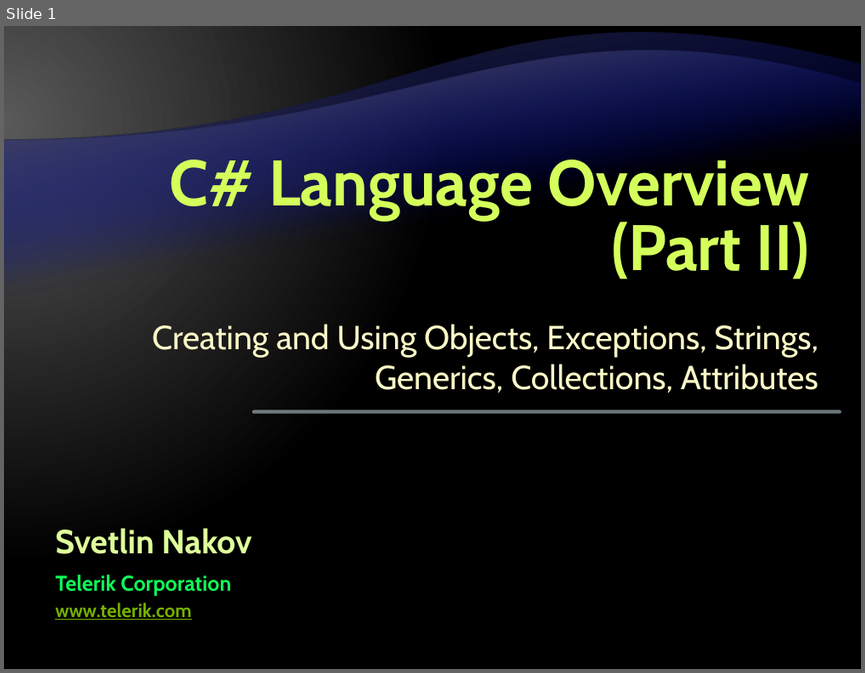
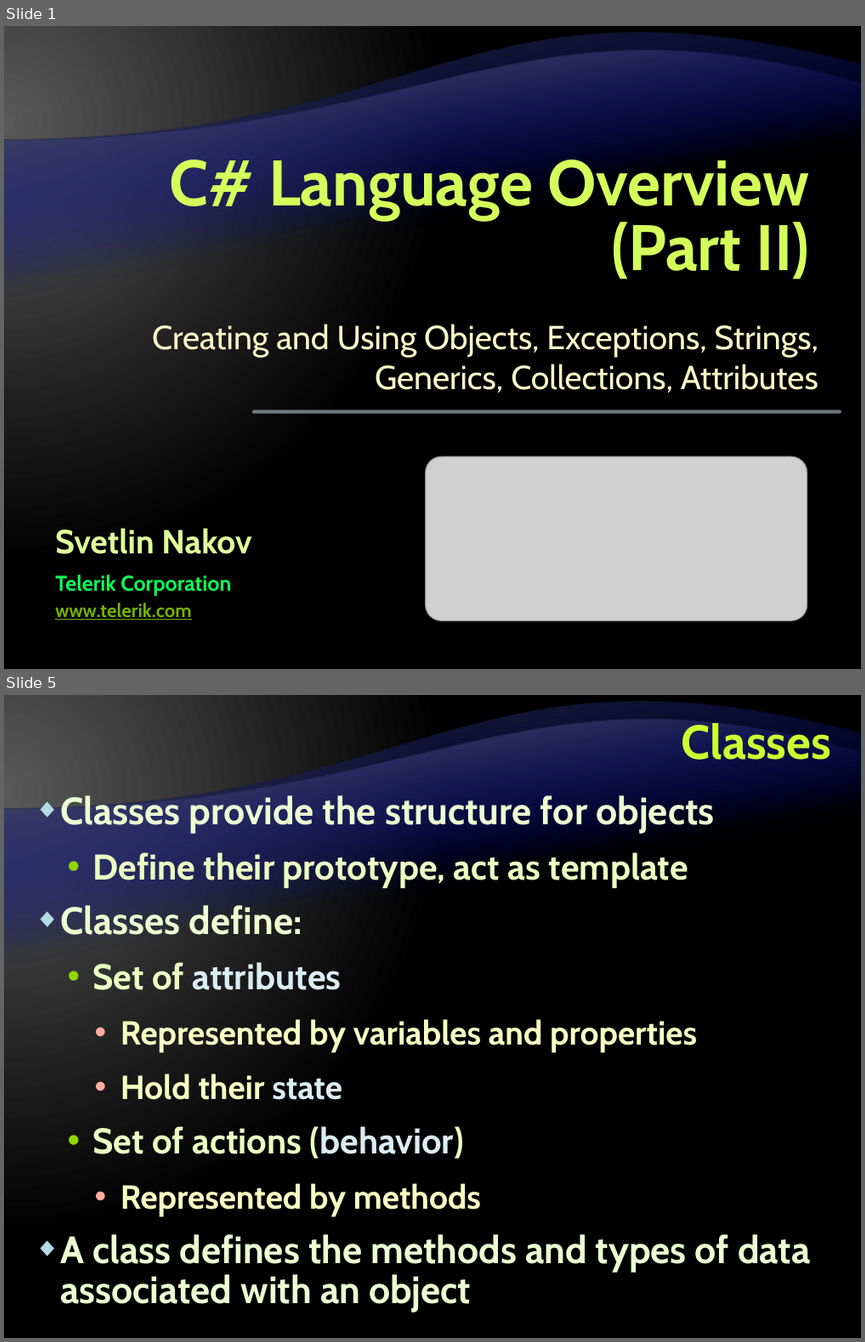
Before and after one commit to Graveheart/aspnetcourse, a slide deck: lectures/3. C# Language Overview - Part II.pptx. Shown one above the other, each under a label of ours: slide 1 before the commit, slides 1 and 5 after it; the slides between them are not shown. The pictures are 865x673 and 865x1342 pixels, drawn with LibreOffice and Linux fonts; fonts in the diff are those of the drawing; grey boxes stand for pictures; background and template pictures are left out. Boxes give left, top, right and bottom in pixels: in the first picture for what was removed or moved away, otherwise in the second. Text is boxed around its words. In the diff, an @@ line names an element or a change of style, - is before the commit and + after.

```diff
--- a/lectures/3. C# Language Overview - Part II.pptx
+++ b/lectures/3. C# Language Overview - Part II.pptx
@@ slide 5 added at (4, 695, 861, 1338), background gradient #595959 to #000000; not listed: 2 template elements that a slide beside it also shows @@
@@ title added at (681, 719, 830, 760), 40 pt, text #CCFF33, bold @@
+Classes
@@ text added at (60, 793, 810, 1311), 32 pt, text #EBFFD2, bold @@
+◆ Classes provide the structure for objects
+  • Define their prototype, act as template
+◆ Classes define:
+  • Set of attributes
+    • Represented by variables and properties
+    • Hold their state
+  • Set of actions (behavior)
+    • Represented by methods
+◆ A class defines the methods and types of data associated with an object
@@ slide 1 changed as well @@
@@ picture added at (426, 456, 808, 621) @@
```
Also in this commit, not shown: 80 other slides added, 1 slide removed.
